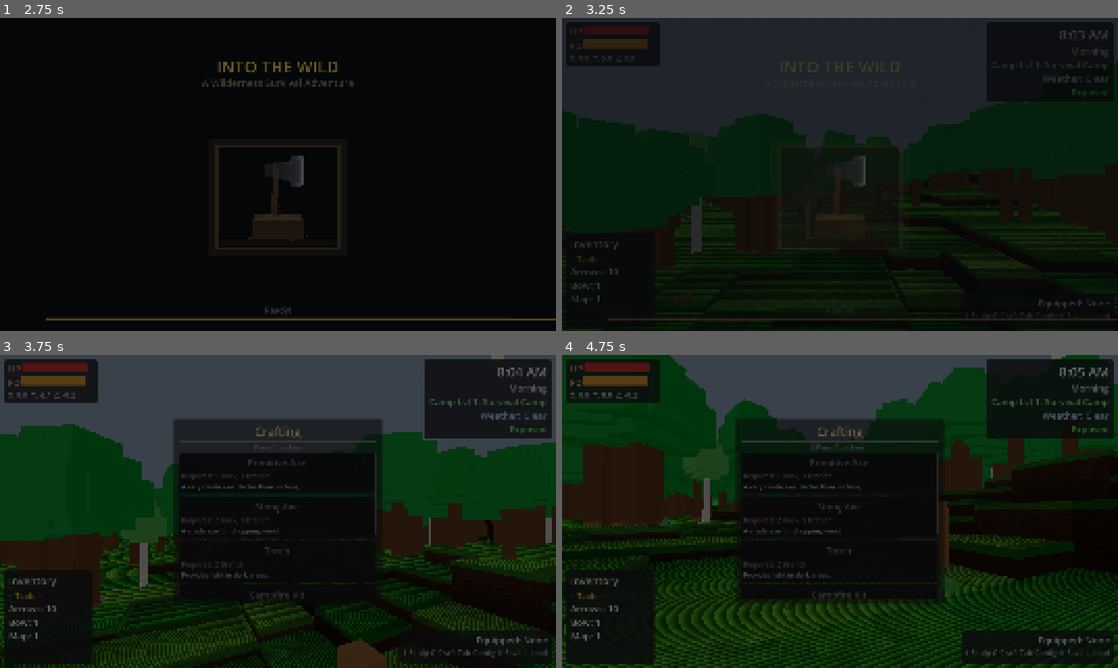
Above: before the commit, frames 1-4 (two rows, left to right).
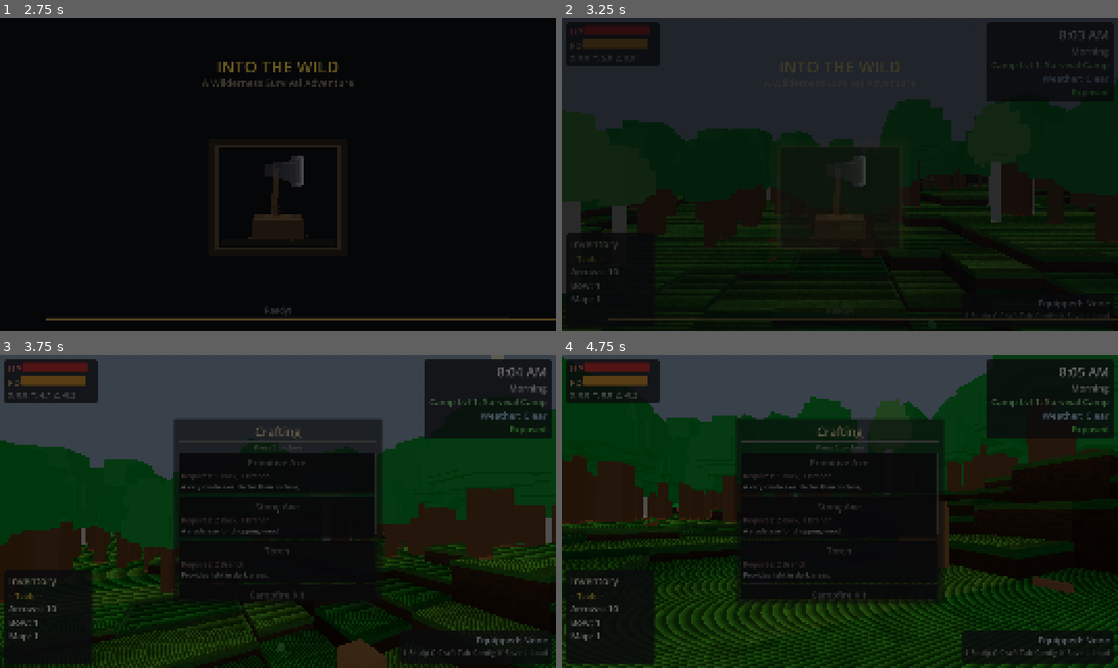
Above: after the commit, the same moments.

Repository: adchamberlain/into-the-wild
Game: Godot game, scene res://scenes/main.tscn
Two runs of this game, one before a commit and one after it. Both use one fixed random seed, a clock stepped at 60 frames per second and the inputs below.
Inputs (mouse positions are in pixels of both pictures, inside the frame that each line leads up to):
- Up to frame 1 (2.75 s): tap Enter at 0.5, 2 s; move the mouse to (305, 174) at 0.52 s; hold F (eat) 0.53-1.28 s; hold W (move_forward) from 0.53 s (still down); click (305, 174) at 0.67 s; tap Space (jump) at 0.77, 1.07, 1.25, 1.52, 1.82 s; move the mouse to (250, 174) at 1.27 s; tap F (eat) at 1.35, 2.3 s; move the mouse to (289, 168) at 2.02 s; hold E (interact) from 2.03 s (still down)
- Up to frame 2 (3.25 s): keep holding W (move_forward); move the mouse to (834, 180) at 2.77 s; release E (interact) at 2.78 s; tap M (move_structure) at 2.85 s; click (834, 180) at 2.92 s; tap Space (jump) at 3.02 s; tap F (eat) at 3.05 s
- Up to frame 3 (3.75 s): keep holding W (move_forward); tap Space (jump) at 3.32 s; move the mouse to (316, 514) at 3.52 s; hold C (open_crafting) from 3.53 s (still down)
- Up to frame 4 (4.75 s): tap Space (jump) at 3.77, 4.07 s; tap F (eat) at 3.8 s; release W (move_forward) at 4.25 s; release C (open_crafting) at 4.25 s; drag from (673, 464) to (756, 433) at 4.27 s

Frame 1 is identical in both runs. In frame 2, 4.9% of the frame differs, in the area x 0-100%, y 14-92%; in frame 3, 6.6%; in frame 4, 8.3%, in the area x 0-100%, y 0-76%.

Commit message:
Double river length, prevent cave/river overlap, improve loot drops
Rivers: doubled max segments (10→20), require 8 segments before
meadow early-stop, one fishing pool at midpoint per river.

Cave/river exclusion: caves reject positions within 20 units of any
river segment, rivers avoid pathing within 20 units of cave entrances.

Loot drops: snap to terrain height so mid-air bird kills land on
ground. Improved visual from plain box to tied cloth bundle with
content-colored peek item. Animals despawn after tip-over animation
instead of lingering 1 second.

Map: doubled cave icon size (6→12px).

Co-Authored-By: Claude Opus 4.6 <noreply@anthropic.com>

Diff:
--- a/scripts/creatures/ambient_animal_base.gd
+++ b/scripts/creatures/ambient_animal_base.gd
@@ -282,14 +282,13 @@
 	# Spawn loot drop at death location
 	_spawn_loot_drop()
 
-	# Play death visual - tip over
+	# Play death visual - tip over then despawn immediately
 	if mesh_container:
 		var tween: Tween = create_tween()
 		tween.tween_property(mesh_container, "rotation_degrees:x", 90.0, 0.3)
-
-	# Despawn after brief delay
-	var timer: SceneTreeTimer = get_tree().create_timer(1.0)
-	timer.timeout.connect(queue_free)
+		tween.tween_callback(queue_free)
+	else:
+		queue_free()
 
 
 ## Spawn a loot drop pickup at the animal's death location.
--- a/scripts/creatures/loot_drop.gd
+++ b/scripts/creatures/loot_drop.gd
@@ -2,6 +2,7 @@
 class_name LootDrop
 ## A small pickup node that sits on the ground after an animal is killed.
 ## Player walks up and interacts (E / L2) to collect the loot.
+## Drops to terrain height on spawn so mid-air kills land on the ground.
 
 var loot: Dictionary = {}  # { "raw_meat": 1, "feathers": 2 }
 var despawn_timer: float = 120.0  # Despawn after 2 minutes if not collected
@@ -12,6 +13,7 @@
 	collision_layer = 1
 	collision_mask = 0
 	_build_visual()
+	_drop_to_terrain()
 
 
 func _process(delta: float) -> void:
@@ -20,18 +22,81 @@
 		queue_free()
 
 
+func _drop_to_terrain() -> void:
+	var chunk_manager: Node = get_tree().get_first_node_in_group("chunk_manager")
+	if chunk_manager and chunk_manager.has_method("get_height_at"):
+		var terrain_y: float = chunk_manager.get_height_at(global_position.x, global_position.z)
+		if terrain_y > -100.0:  # Valid height
+			global_position.y = terrain_y
+
+
 func _build_visual() -> void:
-	# Small burlap-sack-style loot bag on the ground
-	var mesh_instance: MeshInstance3D = MeshInstance3D.new()
-	var box: BoxMesh = BoxMesh.new()
-	box.size = Vector3(0.4, 0.3, 0.4)
-	mesh_instance.mesh = box
-	mesh_instance.position = Vector3(0, 0.15, 0)
+	# Tied cloth bundle with loot items peeking out
+	var container: Node3D = Node3D.new()
+	container.name = "LootVisual"
+	add_child(container)
 
-	var mat: StandardMaterial3D = StandardMaterial3D.new()
-	mat.albedo_color = Color(0.55, 0.4, 0.25)  # Brown sack color
-	mesh_instance.material_override = mat
-	add_child(mesh_instance)
+	# Base cloth wrap (slightly flattened, wider than tall)
+	var cloth: MeshInstance3D = MeshInstance3D.new()
+	var cloth_mesh: BoxMesh = BoxMesh.new()
+	cloth_mesh.size = Vector3(0.4, 0.25, 0.35)
+	cloth.mesh = cloth_mesh
+	cloth.position = Vector3(0, 0.13, 0)
+	var cloth_mat: StandardMaterial3D = StandardMaterial3D.new()
+	cloth_mat.albedo_color = Color(0.55, 0.42, 0.28)
+	cloth.material_override = cloth_mat
+	container.add_child(cloth)
+
+	# Cloth knot/tie on top
+	var knot: MeshInstance3D = MeshInstance3D.new()
+	var knot_mesh: BoxMesh = BoxMesh.new()
+	knot_mesh.size = Vector3(0.2, 0.12, 0.15)
+	knot.mesh = knot_mesh
+	knot.position = Vector3(0, 0.28, 0)
+	var knot_mat: StandardMaterial3D = StandardMaterial3D.new()
+	knot_mat.albedo_color = Color(0.48, 0.36, 0.22)
+	knot.material_override = knot_mat
+	container.add_child(knot)
+
+	# Ear/poking corner (cloth bunching up on one side)
+	var ear: MeshInstance3D = MeshInstance3D.new()
+	var ear_mesh: BoxMesh = BoxMesh.new()
+	ear_mesh.size = Vector3(0.1, 0.1, 0.1)
+	ear.mesh = ear_mesh
+	ear.position = Vector3(0.15, 0.26, 0.05)
+	ear.rotation_degrees = Vector3(0, 0, 20)
+	var ear_mat: StandardMaterial3D = StandardMaterial3D.new()
+	ear_mat.albedo_color = Color(0.5, 0.38, 0.24)
+	ear.material_override = ear_mat
+	container.add_child(ear)
+
+	# Item peeking out (a small colored piece suggesting contents)
+	var peek: MeshInstance3D = MeshInstance3D.new()
+	var peek_mesh: BoxMesh = BoxMesh.new()
+	peek_mesh.size = Vector3(0.08, 0.06, 0.12)
+	peek.mesh = peek_mesh
+	peek.position = Vector3(-0.1, 0.27, -0.08)
+	var peek_mat: StandardMaterial3D = StandardMaterial3D.new()
+	# Color hint based on loot contents
+	if loot.has("feathers"):
+		peek_mat.albedo_color = Color(0.85, 0.85, 0.8)  # White feather
+	elif loot.has("hide"):
+		peek_mat.albedo_color = Color(0.6, 0.45, 0.3)  # Tan hide
+	else:
+		peek_mat.albedo_color = Color(0.7, 0.25, 0.2)  # Reddish meat
+	peek.material_override = peek_mat
+	container.add_child(peek)
+
+	# Rope tie around the middle
+	var rope: MeshInstance3D = MeshInstance3D.new()
+	var rope_mesh: BoxMesh = BoxMesh.new()
+	rope_mesh.size = Vector3(0.44, 0.04, 0.39)
+	rope.mesh = rope_mesh
+	rope.position = Vector3(0, 0.2, 0)
+	var rope_mat: StandardMaterial3D = StandardMaterial3D.new()
+	rope_mat.albedo_color = Color(0.65, 0.55, 0.35)
+	rope.material_override = rope_mat
+	container.add_child(rope)
 
 	# Collision shape for raycast detection
 	var col: CollisionShape3D = CollisionShape3D.new()
--- a/scripts/ui/bark_map_ui.gd
+++ b/scripts/ui/bark_map_ui.gd
@@ -240,7 +240,7 @@
 	for cave in cave_entrances_data:
 		var center: Vector2 = cave.get("center", Vector2.ZERO)
 		var map_pos: Vector2 = _world_to_map(center.x, center.y)
-		var cave_size: float = 6.0
+		var cave_size: float = 12.0
 		var cave_rect: Rect2 = Rect2(map_pos.x - cave_size / 2.0, map_pos.y - cave_size / 2.0, cave_size, cave_size)
 		map_control.draw_rect(cave_rect, Color(0.15, 0.1, 0.1, 1))
 		map_control.draw_rect(cave_rect, Color(0.5, 0.35, 0.35, 1), false, 1.0)
--- a/scripts/world/chunk_manager.gd
+++ b/scripts/world/chunk_manager.gd
@@ -592,7 +592,7 @@
 	var path: Array[Vector2] = [source]
 	var current: Vector2 = source
 	var segment_length: float = 18.0
-	var max_segments: int = 10
+	var max_segments: int = 20
 	var direction: Vector2 = Vector2.ZERO
 	var spawn_exclusion_radius: float = 40.0  # Keep rivers away from spawn area
 
@@ -640,13 +640,22 @@
 		if near_water:
 			continue
 
+		# Don't get too close to cave entrances
+		var near_cave: bool = false
+		for cave in cave_entrances:
+			if next_pos.distance_to(cave["center"]) < 20.0:
+				near_cave = true
+				break
+		if near_cave:
+			continue
+
 		path.append(next_pos)
 		direction = (next_pos - current).normalized()
 		current = next_pos
 
 		# Stop if we've reached MEADOW
 		var region: RegionType = get_region_at(current.x, current.y)
-		if region == RegionType.MEADOW and path.size() >= 4:
+		if region == RegionType.MEADOW and path.size() >= 8:
 			break
 
 	return path
@@ -706,18 +715,13 @@
 
 
 func _place_fishing_pools(river_path: Array[Vector2]) -> Array[Vector2]:
-	## Place fishing pools along the river path at regular intervals
+	## Place one fishing pool near the middle of the river
 	var pools: Array[Vector2] = []
-	var accumulated_distance: float = 0.0
-
-	for i in range(1, river_path.size()):
-		var segment_length: float = river_path[i].distance_to(river_path[i - 1])
-		accumulated_distance += segment_length
-
-		if accumulated_distance >= river_fishing_pool_spacing:
-			pools.append(river_path[i])
-			accumulated_distance = 0.0
-
+	if river_path.size() < 2:
+		return pools
+
+	var mid_index: int = river_path.size() / 2
+	pools.append(river_path[mid_index])
 	return pools
 
 
@@ -768,6 +772,19 @@
 		for body in water_bodies:
 			if candidate.distance_to(body["center"]) < body["radius"] + 20.0:
 				too_close = true
+				break
+
+		if too_close:
+			continue
+
+		# Check distance from rivers
+		for river in rivers:
+			var river_path: Array = river["path"]
+			for seg_i in range(1, river_path.size()):
+				if _point_to_segment_distance(candidate, river_path[seg_i - 1], river_path[seg_i]) < 20.0:
+					too_close = true
+					break
+			if too_close:
 				break
 
 		if too_close:
Not shown, added: scripts/creatures/loot_drop.gd.uid
